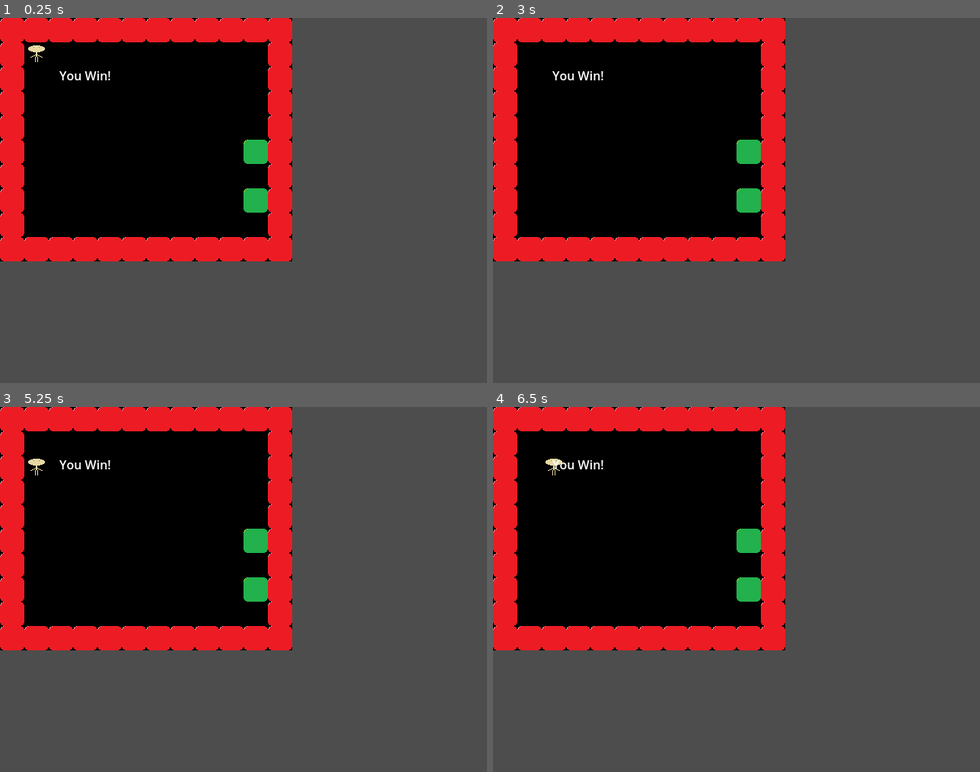
Above: before the commit, frames 1-4 (two rows, left to right).
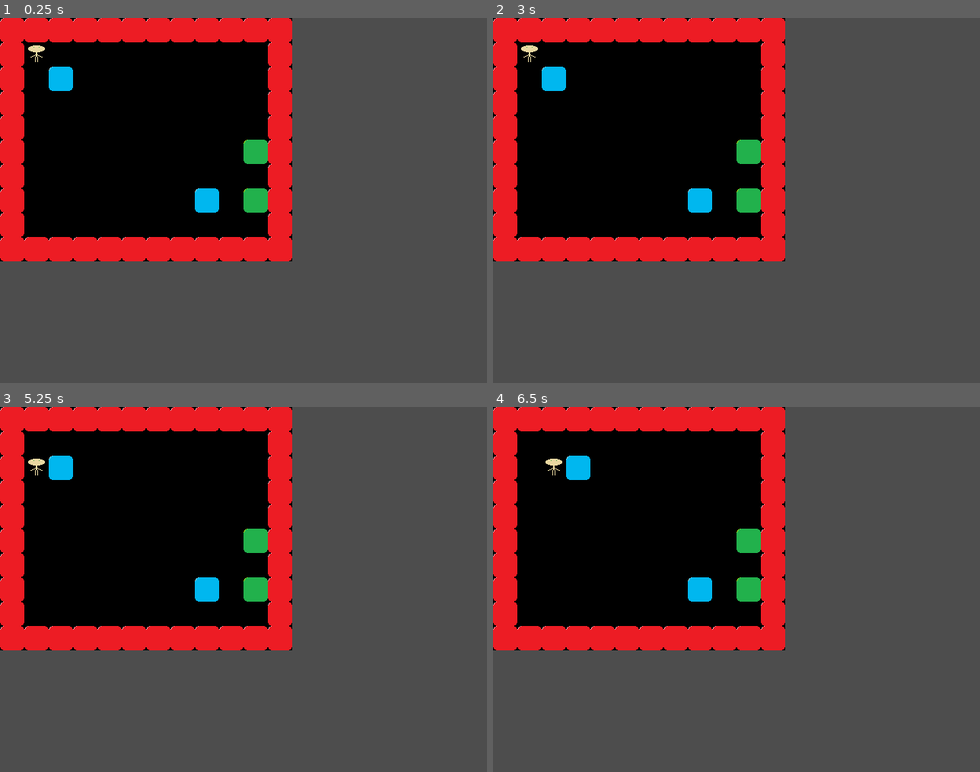
Above: after the commit, the same moments.

Repository: mrSun421/sudokoban
Game: Godot game, scene res://levels/level.tscn
Same seed, same stepped clock (60 frames per second), same inputs: the game is played once before the commit and once after it. The project has no main scene, so this scene is started directly.
Inputs:
- Up to frame 1 (0.25 s): no input
- Up to frame 2 (3 s): tap Enter at 0.5 s; hold Right (move_right) 0.53-1.28 s; tap R (reset_level) at 1.25, 2, 2.75 s; hold Down (move_down) 1.28-2.03 s; hold Right (move_right) 2.03-2.78 s; hold Up (move_up) from 2.78 s (still down)
- Up to frame 3 (5.25 s): tap R (reset_level) at 3.5, 4.15, 5 s; release Up (move_up) at 3.53 s; hold Left (move_left) 3.53-5.03 s; hold Down (move_down) from 5.03 s (still down)
- Up to frame 4 (6.5 s): release Down (move_down) at 5.78 s; hold Right (move_right) from 5.78 s (still down)

The runs differ from the first frame. In frame 1, 0.7% of the frame differs, in the area x 10-45%, y 13-54%; in frame 2, 0.8%, in the area x 5-45%, y 7-54%; in frame 3, 0.7%; in frame 4, 0.7%.

Commit message:
a lot more solid sokoban implementation

Diff:
--- /dev/null
+++ b/game_assets/box.tscn
@@ -0,0 +1,15 @@
+[gd_scene load_steps=3 format=3 uid="uid://w22a81obppru"]
+
+[ext_resource type="Texture2D" uid="uid://ctafavnspxtur" path="res://art_assets/mainsquare.png" id="1_gwlll"]
+[ext_resource type="PackedScene" uid="uid://db5471kx8bgst" path="res://game_assets/interactable_data.tscn" id="2_eephy"]
+
+[node name="box" type="Node2D"]
+
+[node name="Sprite2D" type="Sprite2D" parent="."]
+texture_filter = 1
+texture = ExtResource("1_gwlll")
+centered = false
+
+[node name="InteractableData" parent="." instance=ExtResource("2_eephy")]
+pushable = true
+moveable = true
--- /dev/null
+++ b/game_assets/interactable_data.gd
@@ -0,0 +1,4 @@
+extends Node
+
+@export var pushable: bool = false
+@export var moveable: bool = false
--- /dev/null
+++ b/game_assets/interactable_data.tscn
@@ -0,0 +1,6 @@
+[gd_scene load_steps=2 format=3 uid="uid://db5471kx8bgst"]
+
+[ext_resource type="Script" path="res://game_assets/interactable_data.gd" id="1_g2jpy"]
+
+[node name="InteractableData" type="Node"]
+script = ExtResource("1_g2jpy")
--- a/game_assets/wall.tscn
+++ b/game_assets/wall.tscn
@@ -1,6 +1,7 @@
-[gd_scene load_steps=2 format=3 uid="uid://brl4pv3jw8ky2"]
+[gd_scene load_steps=3 format=3 uid="uid://brl4pv3jw8ky2"]
 
 [ext_resource type="Texture2D" uid="uid://b4ggpv43s58eq" path="res://art_assets/wall.png" id="1_4wreu"]
+[ext_resource type="PackedScene" uid="uid://db5471kx8bgst" path="res://game_assets/interactable_data.tscn" id="2_fgitc"]
 
 [node name="Wall" type="Node2D"]
 
@@ -8,3 +9,5 @@
 texture_filter = 1
 texture = ExtResource("1_4wreu")
 centered = false
+
+[node name="InteractableData" parent="." instance=ExtResource("2_fgitc")]
--- a/levels/level.gd
+++ b/levels/level.gd
@@ -19,10 +19,12 @@
 
 @onready var player := $Player as Node2D
 const initial_player_position: Vector2i = Vector2i(1, 1)
-var player_position: Vector2i = initial_player_position
 
 var win_state: bool = false
 var wall_scene = preload("res://game_assets/wall.tscn")
+var box_scene = preload("res://game_assets/box.tscn")
+var walls: Array[Node2D] = []
+var boxes: Array[Node2D] = []
 
 # Called when the node enters the scene tree for the first time.
 func _ready() -> void:
@@ -47,19 +49,27 @@
 		var wall: Node2D = wall_scene.instantiate()
 		wall.position = (wall_position * tile_size).snapped(Vector2i.ONE * tile_size)
 		add_child(wall)
+		walls.append(wall)
 
-	# Player Initialization
+	# Boxes
+	for box_position in initial_box_positions:
+		var box: Node2D = box_scene.instantiate()
+		box.position = (box_position * tile_size).snapped(Vector2i.ONE * tile_size)
+		add_child(box)
+		boxes.append(box)
+
+
+	# Player
 	player.position = (initial_player_position * tile_size).snapped(Vector2i.ONE * tile_size)
 
 
 # Called every frame. 'delta' is the elapsed time since the previous frame.
 func _process(_delta: float) -> void:
-	if check_win():
-		win_state = true
+	win_state = check_win()
 	hud.visible = win_state
 
 
-func _input(event: InputEvent) -> void:
+func _input(_event: InputEvent) -> void:
 	if Input.is_action_just_pressed("reset_level"):
 		reset_level()
 		return
@@ -69,19 +79,53 @@
 		if Input.is_action_just_pressed(direction):
 			current_direction = inputs[direction]
 
-	var future_player_position = player_position + current_direction
-
-	player_position = future_player_position
-	player.position = (player_position * tile_size).snapped(Vector2i.ONE * tile_size)
+	var future_player_position_snapped = (player.position + Vector2(current_direction * tile_size)).snapped(Vector2i.ONE * tile_size)
+	var wall_index = walls.map(func(e): return e.position.snapped(Vector2i.ONE * tile_size)).find(future_player_position_snapped)
+	if wall_index >= 0:
+		handle_wall_collision(current_direction)
+		return
+	var box_index = boxes.map(func(e): return e.position).find(future_player_position_snapped)
+	if box_index >= 0:
+		handle_box_collision(player, boxes[box_index], current_direction, future_player_position_snapped)
+		return
+	player.position = future_player_position_snapped
 
 func check_win() -> bool:
+	var current_box_positions = boxes.map(func(e): return Vector2i(e.position.snapped(Vector2i.ONE * tile_size)))
+	var final_box_positions_snapped = final_box_positions.map(func(e): return (e * tile_size).snapped(Vector2i.ONE * tile_size))
+	for final_box_position_snapped in final_box_positions_snapped:
+			if !current_box_positions.has(final_box_position_snapped):
+				return false
 	return true
 
 func reset_level():
 	win_state = false
+	for i in range(initial_box_positions.size()):
+		var box = boxes[i]
+		box.position = (initial_box_positions[i] * tile_size).snapped(Vector2i.ONE * tile_size)
+
 
 	# Player Initialization
-	player_position = initial_player_position
 	player.position = (initial_player_position * tile_size).snapped(Vector2i.ONE * tile_size)
+	return
 
+func handle_wall_collision(current_direction):
+	# TODO: Bump Animation?
 	return
+
+func handle_box_collision(pusher, box, current_direction, future_pusher_position_snapped):
+	var future_box_position_snapped = (box.position + Vector2(current_direction * tile_size)).snapped(Vector2i.ONE * tile_size)
+	var wall_index = walls.map(func(e): return e.position).find(future_box_position_snapped)
+	if wall_index >= 0:
+		handle_wall_collision(current_direction)
+		return
+
+	# TODO: Multipush?
+	var box_index = boxes.map(func(e): return e.position).find(future_box_position_snapped)
+	if box_index >= 0:
+		# handle_box_collision(boxes[box_index], current_direction, future_box_position)
+		return
+
+	box.position = future_box_position_snapped
+	pusher.position = future_pusher_position_snapped
+	return
